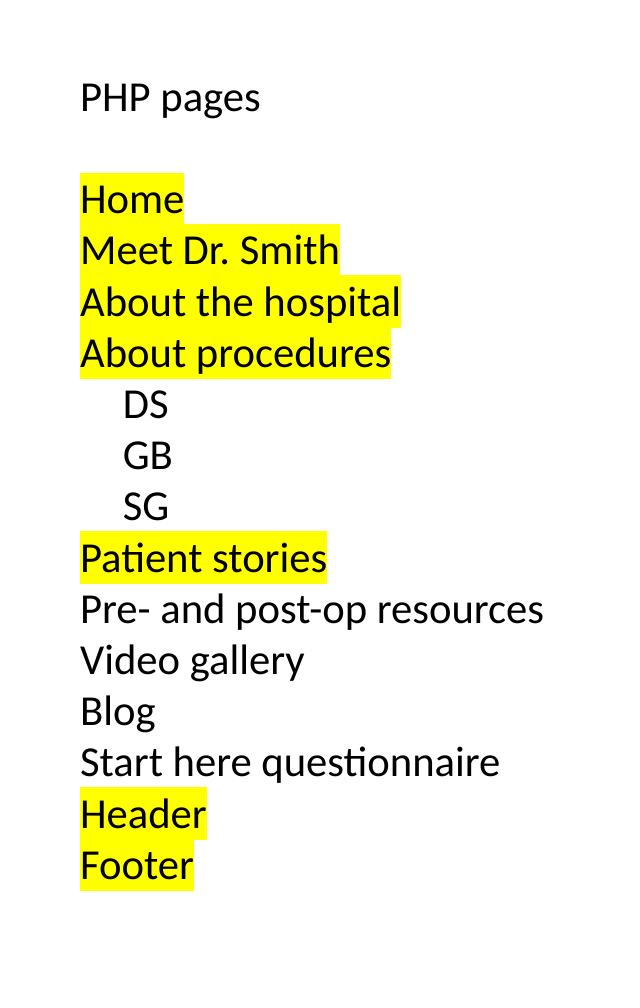
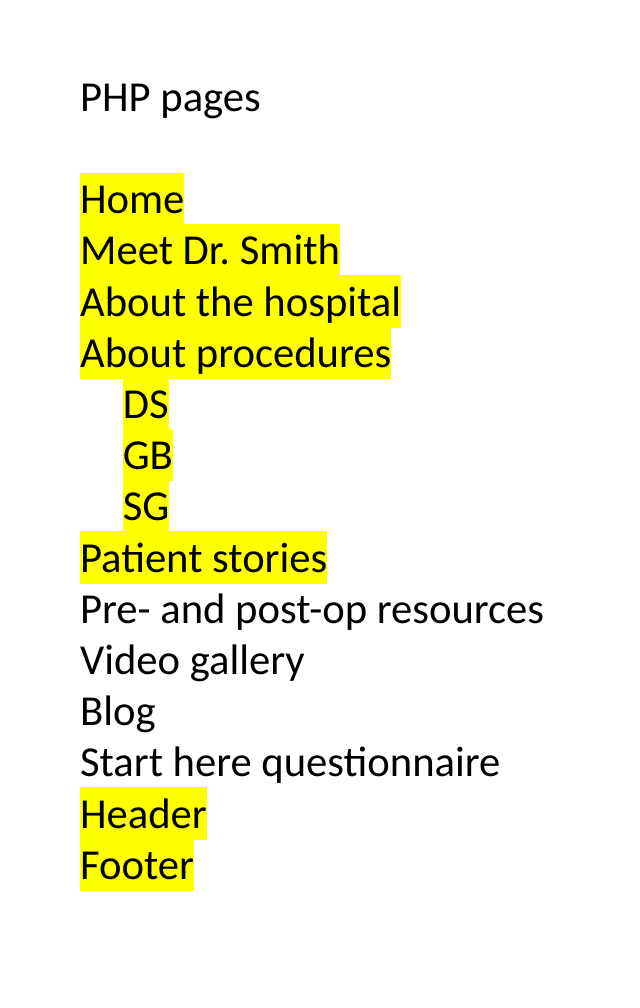
Before and after one commit to audcsm/aos-site, a slide deck: slide 3 of Website Design Tools.pptx. Drawn at 640x1008 pixels with LibreOffice and Linux fonts; fonts in the diff are those of the drawing. Boxes give left, top, right and bottom in pixels: in the first picture for what was removed or moved away, otherwise in the second. Text is boxed around its words. In the diff, an @@ line names an element or a change of style, - is before the commit and + after.

```diff
--- a/Website Design Tools.pptx
+++ b/Website Design Tools.pptx
@@ text at box(123, 390, 173, 521): highlight none to #FFFF00 in "DS", "GB", "SG" @@
```
Also in this commit, not shown: 6 other files.
